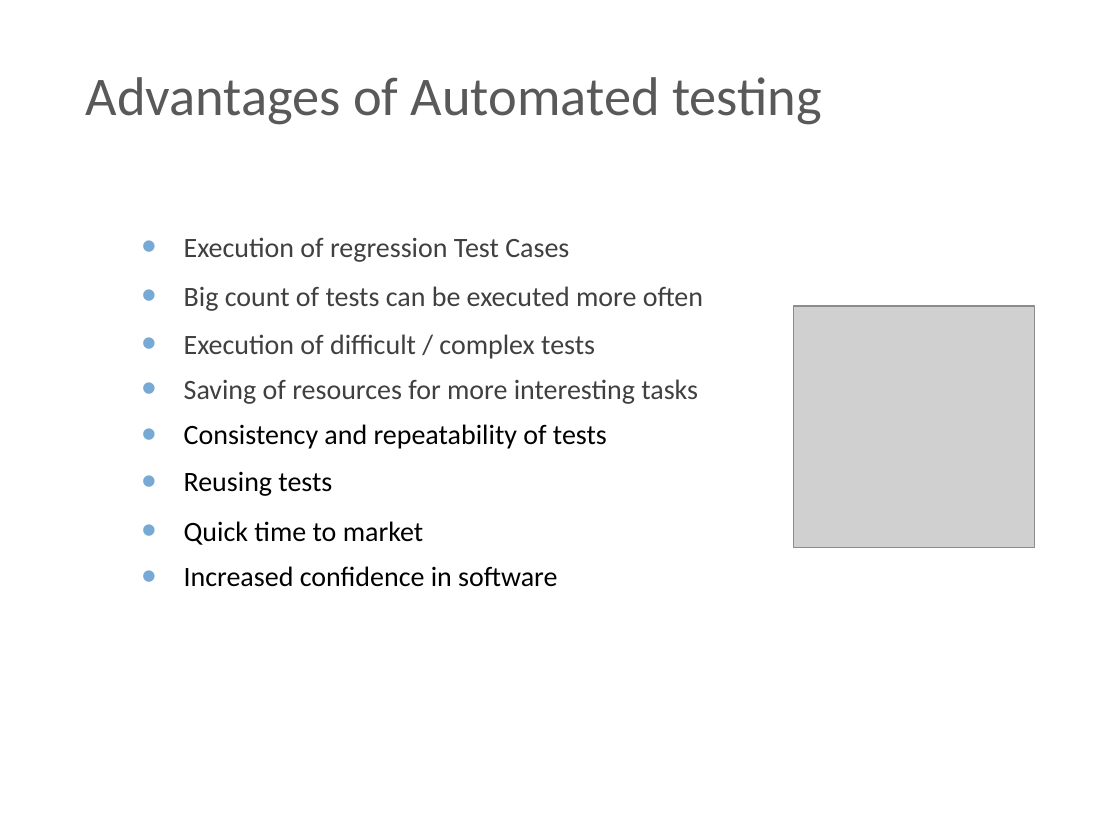
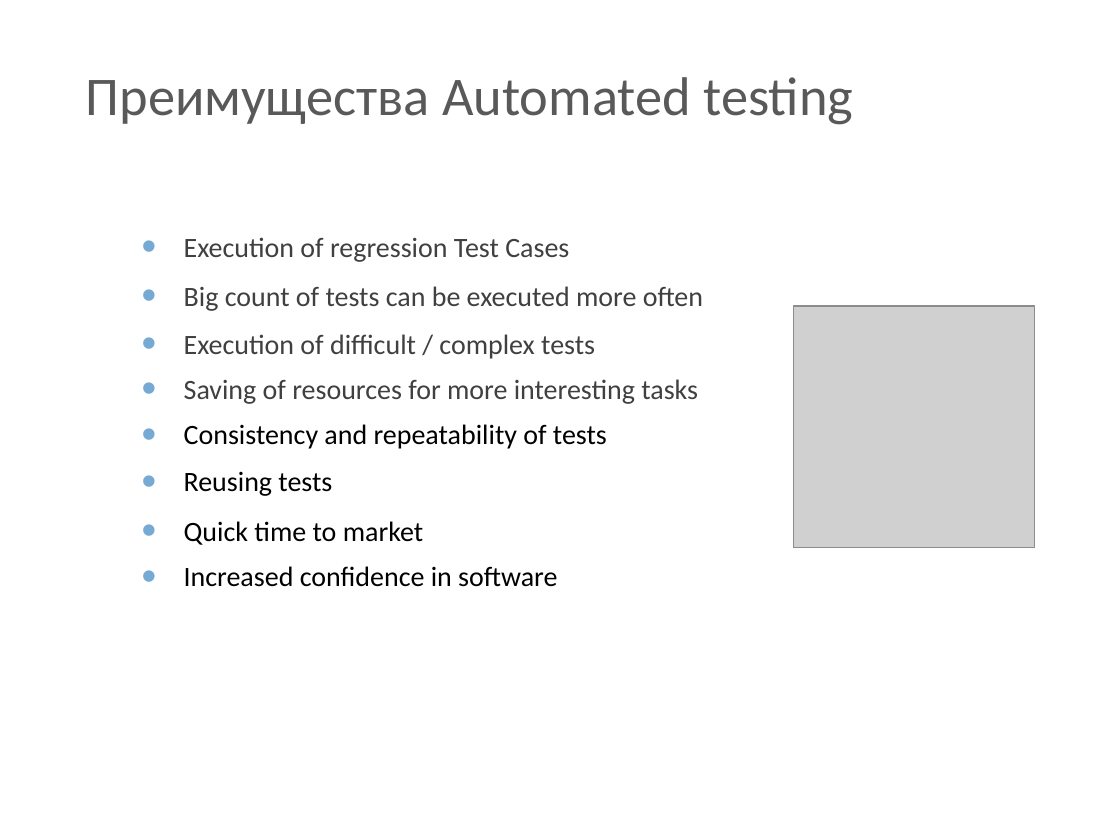
Before and after one commit to BigRacer/swtesting, a slide deck: slide 16 of 2.Testing_types/Testing types.pptx. Drawn at 1120x840 pixels with LibreOffice and Linux fonts; fonts in the diff are those of the drawing; grey boxes stand for pictures; background and template pictures are left out. Boxes give left, top, right and bottom in pixels: in the first picture for what was removed or moved away, otherwise in the second. Text is boxed around its words. In the diff, an @@ line names an element or a change of style, - is before the commit and + after.

```diff
--- a/2.Testing_types/Testing types.pptx
+++ b/2.Testing_types/Testing types.pptx
@@ text at (86, 77, 853, 125): text changed @@
-Advantages of Automated testing
+Преимущества Automated testing
```
Also in this commit, not shown: 7 other slides changed, 5 slides added, 5 slides removed.
